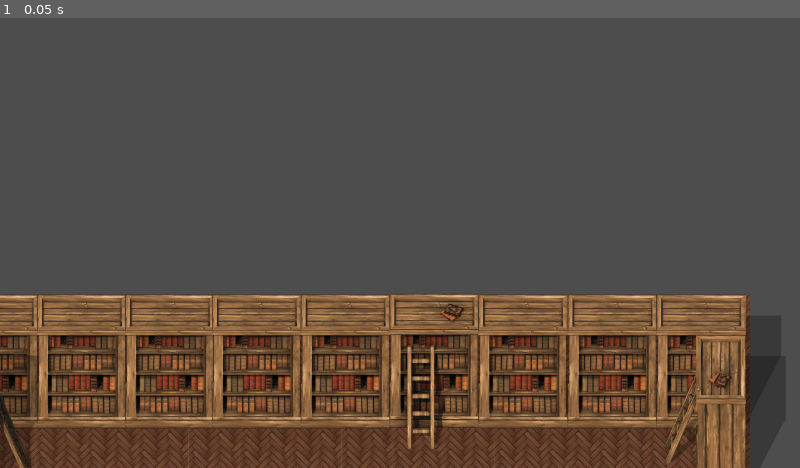
Above: before the commit, frame 1.
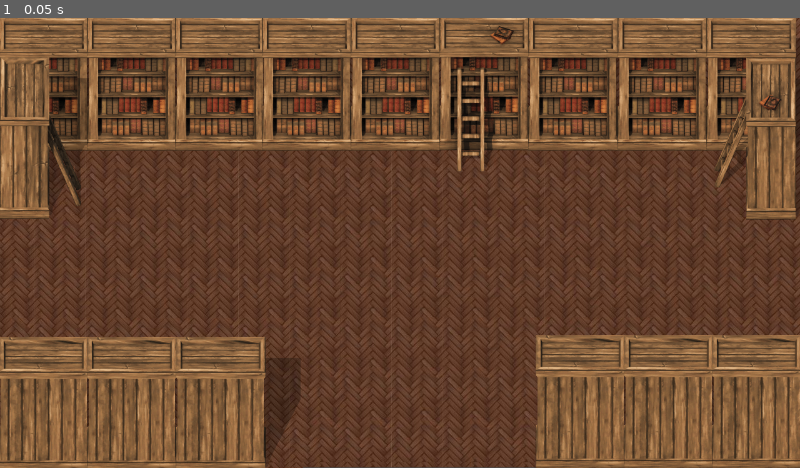
Above: after the commit, the same moment.

Repository: DnilsonAH/VolcanGameJam
Game: Godot game, scene res://Escenas/Game/Library/escena2_biblioteca.tscn
Two runs of this game, one before a commit and one after it. Both use one fixed random seed, a clock stepped at 60 frames per second and the inputs below. This scene is started directly instead of the project's main scene.
Inputs:
- Up to frame 1 (0.05 s): no input

The runs differ from the first frame. In frame 1, 88% of the frame differs, in the area x 0-100%, y 0-100%.

Commit message:
correccion de ubicacion de biblioteca

Diff:
--- a/Escenas/Game/Library/escena2_biblioteca.tscn
+++ b/Escenas/Game/Library/escena2_biblioteca.tscn
@@ -10,60 +10,59 @@
 [node name="escena2_biblioteca" type="Node2D"]
 
 [node name="TextureRect" type="TextureRect" parent="."]
-offset_left = -80.0
-offset_top = 444.0
-offset_right = 1200.0
-offset_bottom = 1164.0
+offset_top = -0.19506836
+offset_right = 1280.0
+offset_bottom = 719.80493
 rotation = -0.0006288505
 texture = ExtResource("1_5cuji")
 
 [node name="StaticBody2D" parent="." instance=ExtResource("2_5cuji")]
-position = Vector2(-10, 478)
+position = Vector2(70, 33.80493)
 
 [node name="StaticBody2D2" parent="." instance=ExtResource("2_5cuji")]
-position = Vector2(131, 478)
+position = Vector2(211, 33.80493)
 
 [node name="StaticBody2D3" parent="." instance=ExtResource("2_5cuji")]
-position = Vector2(272, 478)
+position = Vector2(352, 33.80493)
 
 [node name="StaticBody2D4" parent="." instance=ExtResource("2_5cuji")]
-position = Vector2(411, 478)
+position = Vector2(491, 33.80493)
 
 [node name="StaticBody2D6" parent="." instance=ExtResource("2_5cuji")]
-position = Vector2(553, 478)
+position = Vector2(633, 33.80493)
 
 [node name="StaticBody2D7" parent="." instance=ExtResource("3_npxsp")]
-position = Vector2(-10, 959)
+position = Vector2(70, 514.80493)
 
 [node name="StaticBody2D8" parent="." instance=ExtResource("3_npxsp")]
-position = Vector2(131, 959)
+position = Vector2(211, 514.80493)
 
 [node name="StaticBody2D9" parent="." instance=ExtResource("3_npxsp")]
-position = Vector2(273, 959)
+position = Vector2(353, 514.80493)
 
 [node name="StaticBody2D10" parent="." instance=ExtResource("3_npxsp")]
-position = Vector2(849, 956)
+position = Vector2(929, 511.80493)
 
 [node name="StaticBody2D11" parent="." instance=ExtResource("3_npxsp")]
-position = Vector2(990, 956)
+position = Vector2(1070, 511.80493)
 
 [node name="StaticBody2D12" parent="." instance=ExtResource("3_npxsp")]
-position = Vector2(1131, 956)
+position = Vector2(1211, 511.80493)
 
 [node name="StaticBody2D13" parent="." instance=ExtResource("4_yon75")]
-position = Vector2(695, 477)
+position = Vector2(775, 32.80493)
 
 [node name="libreros" parent="." instance=ExtResource("2_5cuji")]
-position = Vector2(837, 478)
+position = Vector2(917, 33.80493)
 
 [node name="libreros2" parent="." instance=ExtResource("2_5cuji")]
-position = Vector2(980, 478)
+position = Vector2(1060, 33.80493)
 
 [node name="libreros3" parent="." instance=ExtResource("2_5cuji")]
-position = Vector2(1122, 478)
+position = Vector2(1202, 33.80493)
 
 [node name="StaticBody2D5" parent="." instance=ExtResource("5_tcuki")]
-position = Vector2(-19, 549)
+position = Vector2(61, 104.80493)
 
 [node name="StaticBody2D14" parent="." instance=ExtResource("6_h82mi")]
-position = Vector2(1132, 550)
+position = Vector2(1212, 105.80493)
